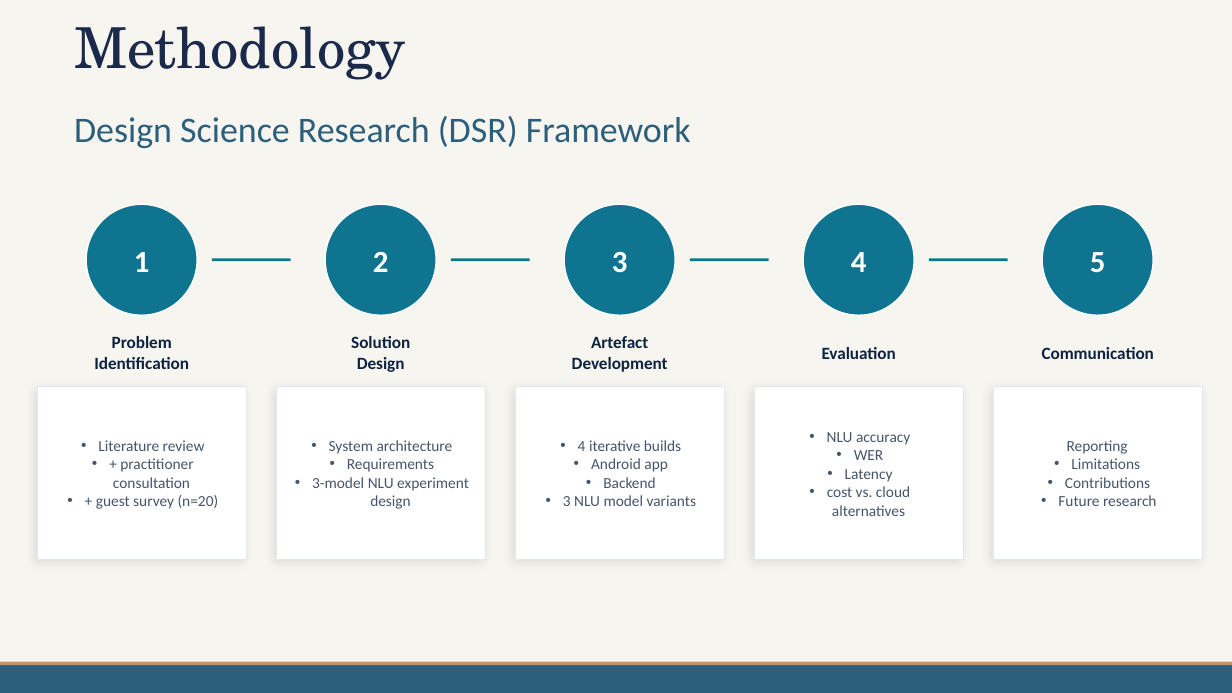
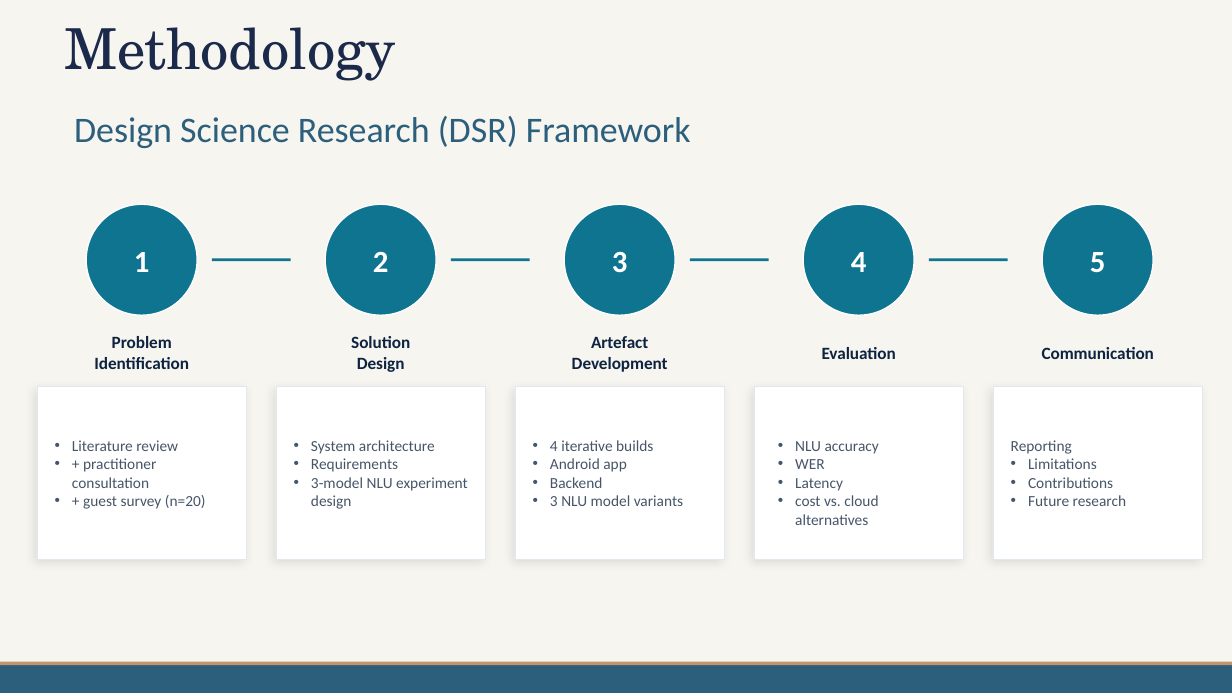
Before and after one commit to mdpw/msc-research, a slide deck: slide 6 of documents/Viva Presentation.pptx. Drawn at 1232x693 pixels with LibreOffice and Linux fonts; fonts in the diff are those of the drawing; background and template pictures are left out. Boxes give left, top, right and bottom in pixels: in the first picture for what was removed or moved away, otherwise in the second. Text is boxed around its words. In the diff, an @@ line names an element or a change of style, - is before the commit and + after.

```diff
--- a/documents/Viva Presentation.pptx
+++ b/documents/Viva Presentation.pptx
@@ text "Methodology": place and size @@
-text "Methodology" at (74,26,406,80)
+text "Methodology" at (64,27,396,81)
@@ alignment centre to left in 5 elements at (72,440,206,509), (311,440,468,509), (550,440,683,506), (1011,440,1127,506), (795,441,879,525) @@
@@ text "NLU accuracy": place and size @@
-text "NLU accuracy" at (827,432,910,516)
+text "NLU accuracy" at (795,441,879,525)
```
Also in this commit, not shown: 18 other slides changed, 3 slides added, 3 slides removed.
